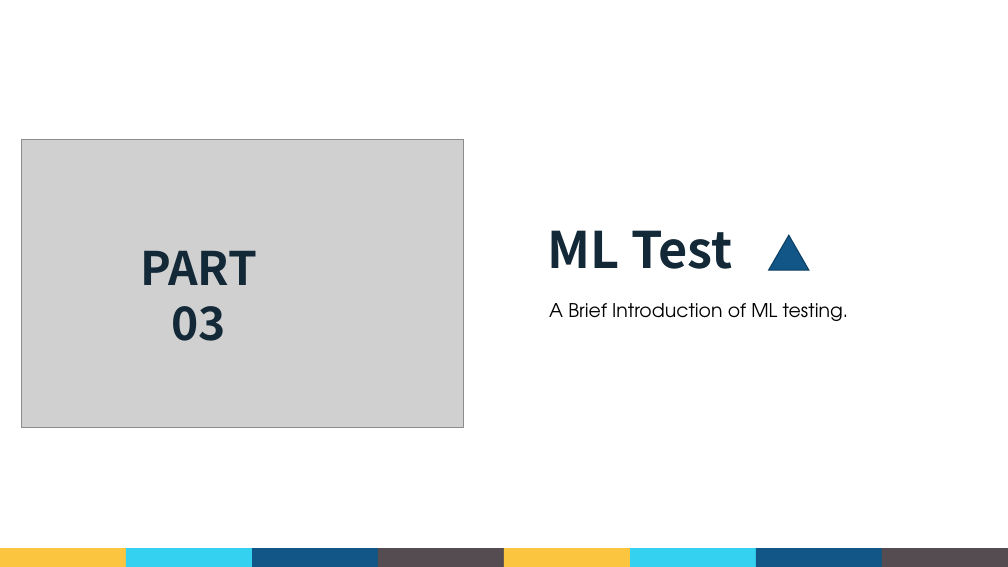
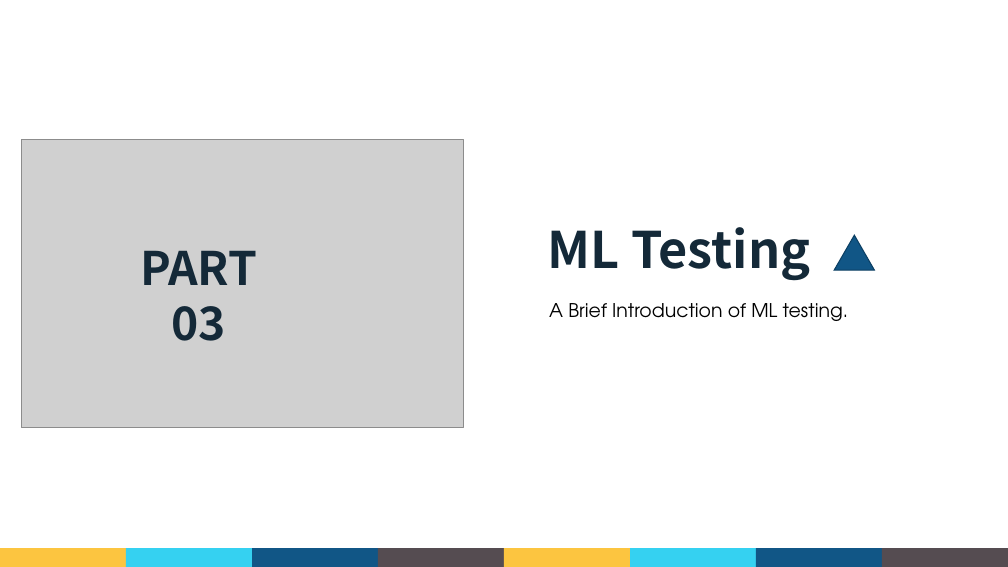
Before and after one commit to GaryHua226/AutomatedTesting, a slide deck: slide 12 of 课堂汇报/郭礼华_181250038.pptx. Drawn at 1008x567 pixels with LibreOffice and Linux fonts; fonts in the diff are those of the drawing; grey boxes stand for pictures; background and template pictures are left out. Boxes give left, top, right and bottom in pixels: in the first picture for what was removed or moved away, otherwise in the second. Text is boxed around its words. In the diff, an @@ line names an element or a change of style, - is before the commit and + after.

```diff
--- a/课堂汇报/郭礼华_181250038.pptx
+++ b/课堂汇报/郭礼华_181250038.pptx
@@ text at (548, 227, 810, 281): text changed @@
-ML Test
+ML Testing
@@ triangle: place and size @@
-triangle at (769, 236, 819, 288)
+triangle at (834, 236, 884, 288)
```
Also in this commit, not shown: 2 other slides changed.
